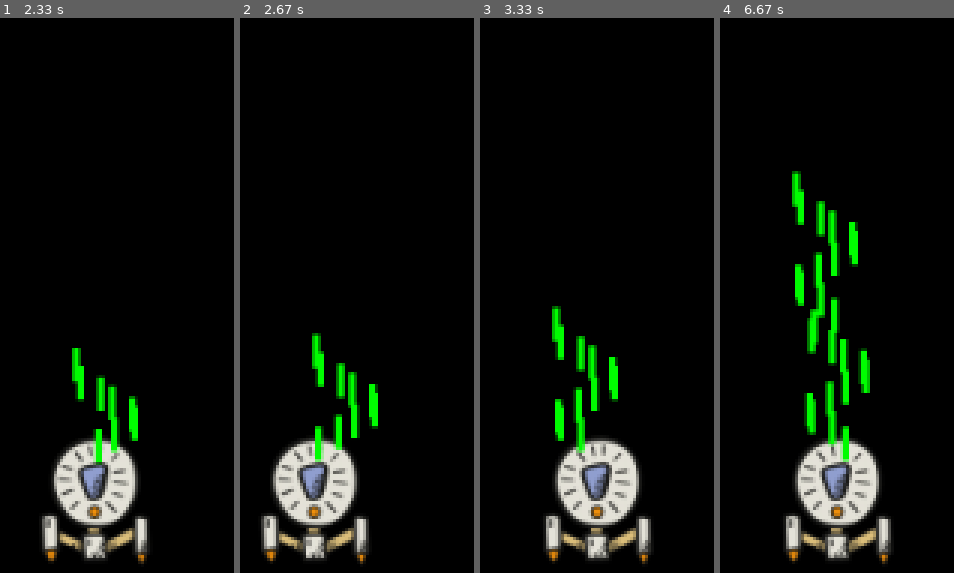
Above: before the commit, frames 1-4 (left to right).
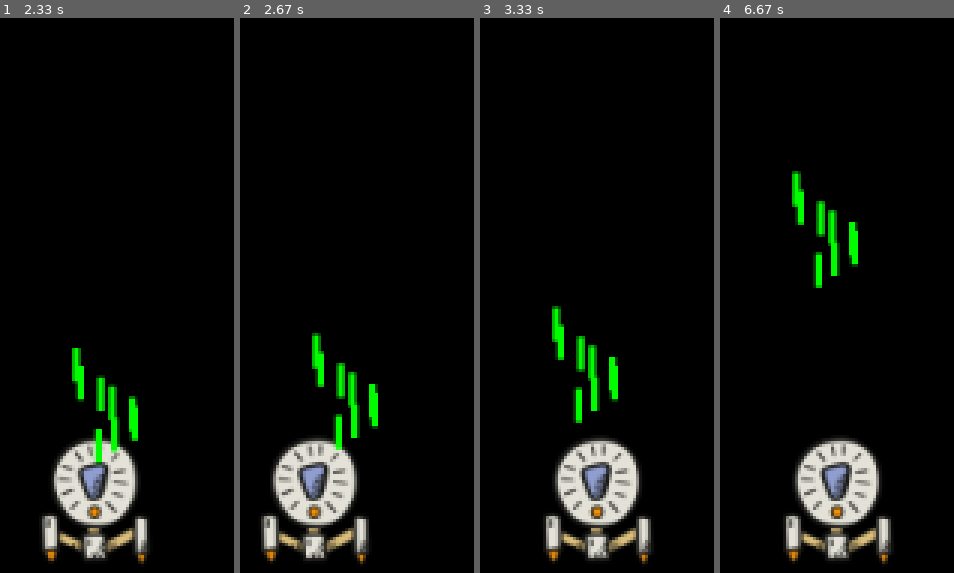
Above: after the commit, the same moments.

Repository: alextianyf/Fun-Pygame-Projects
Game: pygame game, started from Space_Invader/main.py
Two runs of this game, one before a commit and one after it. Both use one fixed random seed, a clock stepped at 60 frames per second and the inputs below.
Inputs:
- Up to frame 1 (2.33 s): tap Space at 0.33, 0.73, 1.03, 1.23, 1.53, 1.73, 2.03, 2.3 s; hold Right 0.67-1.13 s; hold Right 1.17-1.63 s; hold Left 1.67-2.2 s; hold Left from 2.23 s (still down)
- Up to frame 2 (2.67 s): tap Space at 2.6 s; release Left at 2.63 s
- Up to frame 3 (3.33 s): hold Right 2.67-3.3 s; tap Space at 2.73, 3.03 s
- Up to frame 4 (6.67 s): hold Left 3.33-3.8 s; tap Space at 3.4, 3.7, 3.9, 4.2, 4.4, 4.7, 4.9, 5.2, 5.47, 5.77, 5.9, 6.2, 6.57 s; hold Right 3.83-4.3 s; hold Right 4.33-4.8 s; hold Left 4.83-5.37 s; hold Left 5.4-5.8 s; hold Right 5.83-6.47 s; hold Left from 6.5 s (still down)

Frame 1 is identical in both runs. In frame 2, 0.2% of the frame differs, in the area x 32-36%, y 73-80%; in frame 3, 0.5%; in frame 4, 3.3%, in the area x 32-65%, y 44-80%.

Commit message:
optimized ram consumption on bullet remove

Diff:
--- a/Space_Invader/game_functions.py
+++ b/Space_Invader/game_functions.py
@@ -8,8 +8,9 @@
     elif event.key == pygame.K_LEFT:
         ship.moving_left = True
     elif event.key == pygame.K_SPACE:
-        new_bullet = Bullet(screen, game_settings, ship)
-        bullets_group.add(new_bullet)
+        if len(bullets_group) < game_settings.bullet_num_allowed:
+            new_bullet = Bullet(screen, game_settings, ship)
+            bullets_group.add(new_bullet)
 
 def check_keyup(ship, event):
     if event.key == pygame.K_RIGHT:
@@ -40,6 +41,9 @@
         bullet.draw_bullet()
         bullet.display_bullet()
 
+    for bullet in bullets_group.copy():
+        if bullet.rect.bottom <= 0:
+            bullets_group.remove(bullet)
 
     # 让最近绘制的屏幕可见
     pygame.display.flip()
--- a/Space_Invader/settings.py
+++ b/Space_Invader/settings.py
@@ -24,5 +24,6 @@
         self.bullet_height = 15
         self.bullet_speed = 0.3
         self.bullet_color = (0,255,0)
+        self.bullet_num_allowed = 8
 
 game_settings = Settings()
